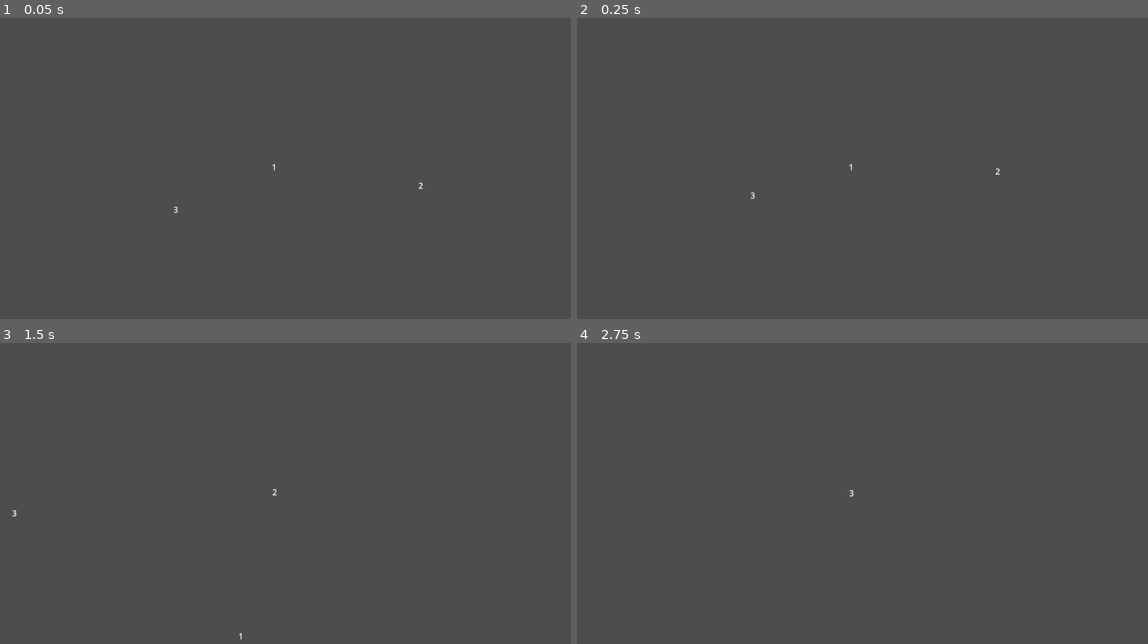
Above: before the commit, frames 1-4 (two rows, left to right).
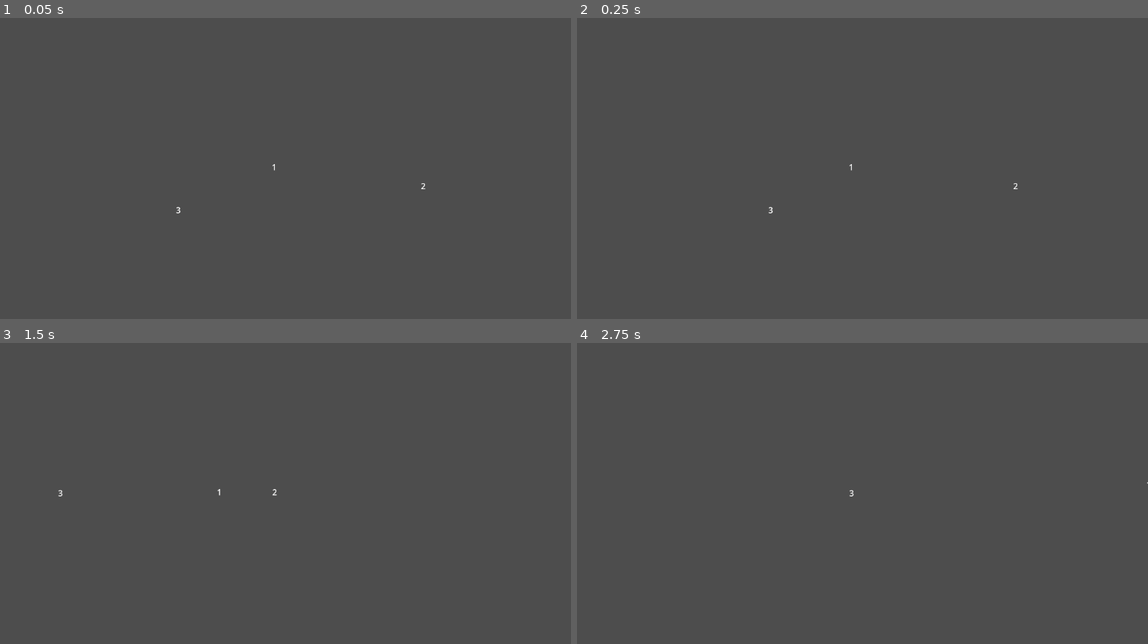
Above: after the commit, the same moments.

Repository: TrobadorFR/gmtk-game-jam-2025-project
Game: Godot game, scene res://scenes/main_scene.tscn
Same seed, same stepped clock (60 frames per second), same inputs: the game is played once before the commit and once after it.
Inputs:
- Up to frame 1 (0.05 s): no input
- Up to frame 2 (0.25 s): no input
- Up to frame 3 (1.5 s): tap Enter (ui_accept) at 0.5, 0.77 s; hold Right (ui_right) from 0.53 s (still down); tap Q (dbg_switch_char) at 0.6, 1.35 s
- Up to frame 4 (2.75 s): tap Enter (ui_accept) at 1.52 s; release Right (ui_right) at 2.03 s; hold Left (ui_left) from 2.03 s (still down); tap Q (dbg_switch_char) at 2.1 s

The runs differ from the first frame. In frame 1, less than 0.1% of the frame differs, in the area x 30-75%, y 54-65%; in frame 2, less than 0.1%, in the area x 30-78%, y 50-65%; in frame 3, less than 0.1%; in frame 4, less than 0.1%.

Commit message:
Working AIController

Diff:
--- a/animals/base_ai_controller.gd
+++ b/animals/base_ai_controller.gd
@@ -1,8 +1,23 @@
 class_name BaseAIController
 extends Controller
 # Base controller
+
+var timer : float = 0.0
+var timer_max : float = 1.0
+var direction : float = 0.5
 
 func _ready():
 	current_character = get_parent()
 	super._ready() # Primarily for error handling
 	enabled = true
+
+func _physics_process(delta: float) -> void:
+	timer += delta
+	if timer >= timer_max:
+		timer = 0
+		direction = -direction
+		#timer_max = randf_range(2.0, 6.0)
+
+	var commands : CommandPackage = CommandPackage.new()
+	commands.movement = direction
+	current_character.commands = commands
--- a/scenes/main_scene.gd
+++ b/scenes/main_scene.gd
@@ -13,6 +13,9 @@
 	# MainScene in the editor, being GameScene.
 	current_scene = $GameScene # Probably could stand to not be hard coded but eh
 	SignalBus.connect("change_scene", load_scene)
+
+	# Initialize RNG.
+	randomize()
 
 ## Unload the current scene.
 ## We split this from load_scene() so that we can do things before it
